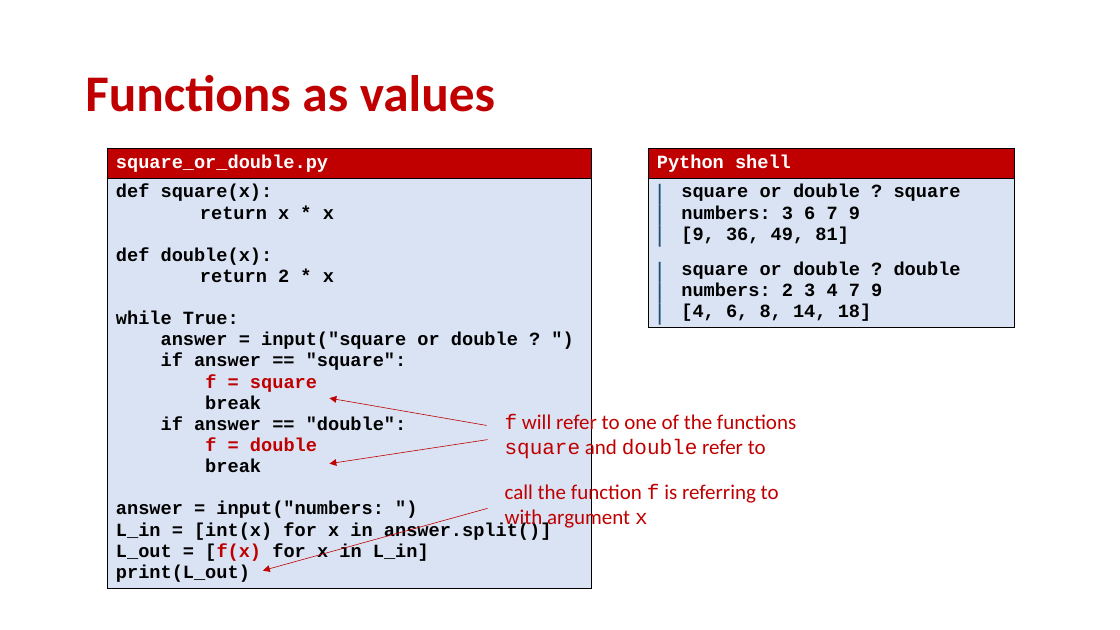
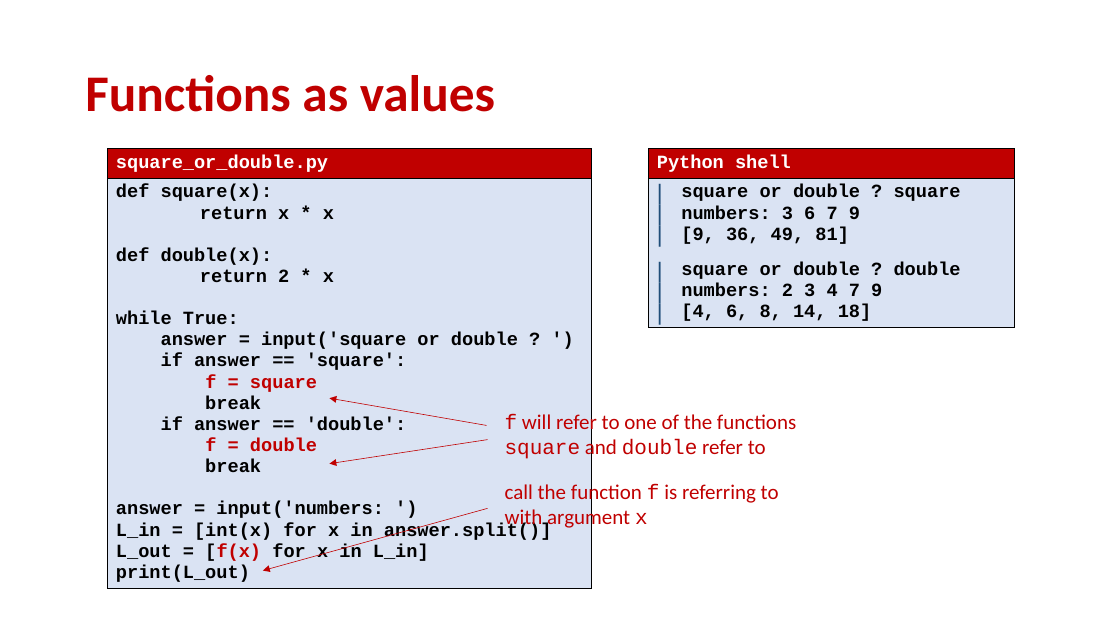
Before and after one commit to gsbrodal/gsbrodal.github.io, a slide deck: slide 5 of ipsa/slides/lambda.pptx. Drawn at 1120x630 pixels with LibreOffice and Linux fonts; fonts in the diff are those of the drawing. Boxes give left, top, right and bottom in pixels: in the first picture for what was removed or moved away, otherwise in the second. Text is boxed around its words. In the diff, an @@ line names an element or a change of style, - is before the commit and + after.

```diff
--- a/ipsa/slides/lambda.pptx
+++ b/ipsa/slides/lambda.pptx
@@ table at <box>108,149,592,613</box> @@
@@ row 2, column 1: "def square(x): / return x * x / def double(x): / return 2 * x / while True: / answer = input("square or double ? ") / if answer == "square": / f = square / break / if answer == "double": / f = double / break / answer = input("numbers: ") / L_in = [int(x) for x in answer.split()] / L_out = [f(x) for x in L_in] / print(L_out)" to "def square(x): / return x * x / def double(x): / return 2 * x / while True: / answer = input('square or double ? ') / if answer == 'square': / f = square / break / if answer == 'double': / f = double / break / answer = input('numbers: ') / L_in = [int(x) for x in answer.split()] / L_out = [f(x) for x in L_in] / print(L_out)" @@
```
Also in this commit, not shown: 1 other slide changed, 6 other files.
